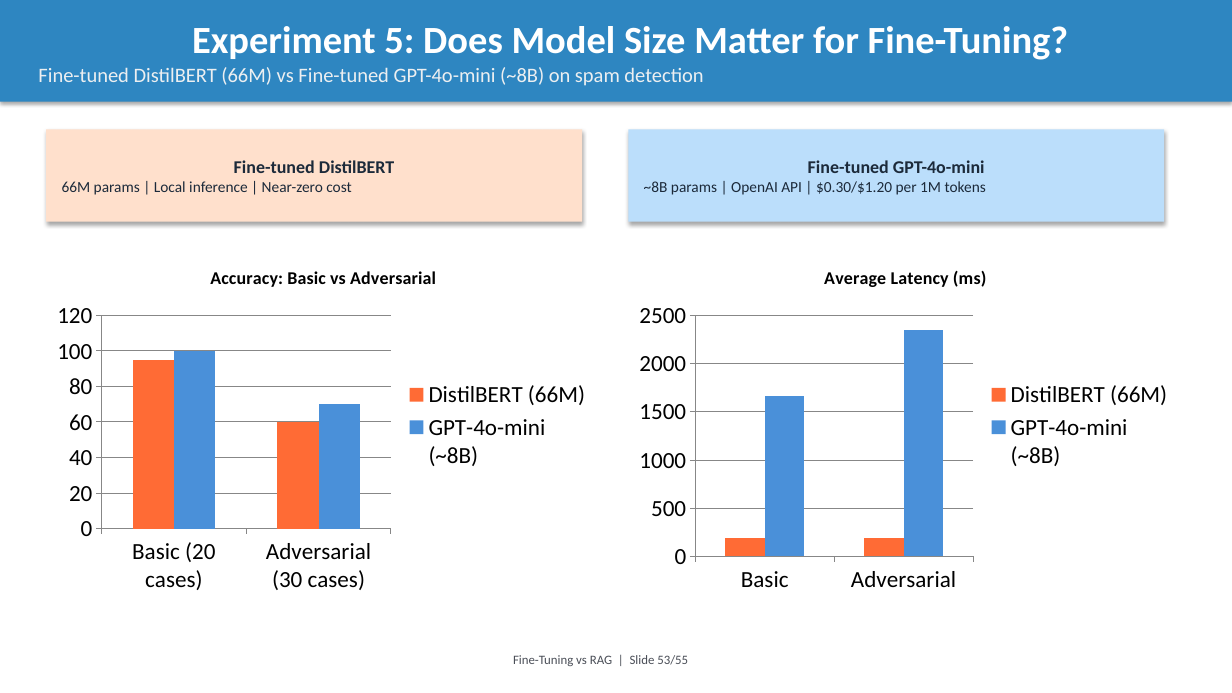
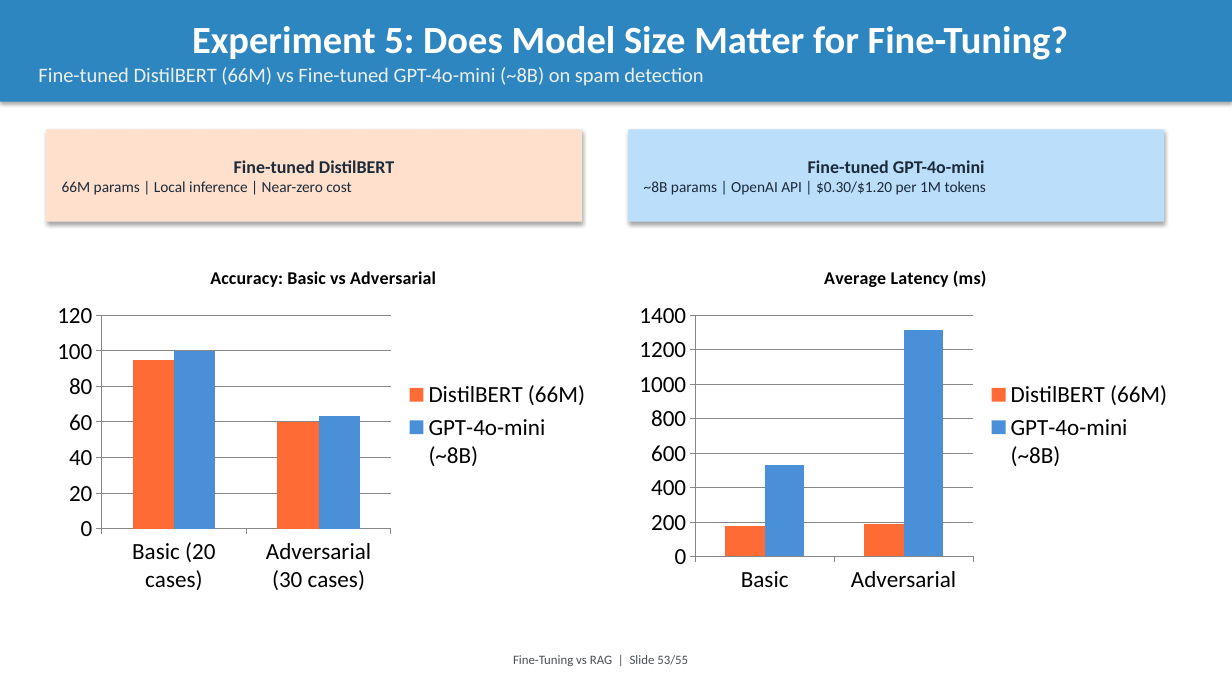
Before and after one commit to intelliswarm-ai/finetune-vs-rag, a slide deck: slide 53 of presentation.pptx. Drawn at 1232x693 pixels with LibreOffice and Linux fonts; fonts in the diff are those of the drawing. Boxes give left, top, right and bottom in pixels: in the first picture for what was removed or moved away, otherwise in the second. Text is boxed around its words. In the diff, an @@ line names an element or a change of style, - is before the commit and + after.

```diff
--- a/presentation.pptx
+++ b/presentation.pptx
@@ column chart at (46, 250, 601, 601) @@
@@ GPT-4o-mini (~8B), Adversarial (30 cases): 70 to 63 @@
@@ column chart at (628, 250, 1183, 601) @@
@@ DistilBERT (66M), Basic: 190 to 180 @@
@@ GPT-4o-mini (~8B), Basic: 1670 to 530 @@
@@ GPT-4o-mini (~8B), Adversarial: 2350 to 1310 @@
```
Also in this commit, not shown: 4 other slides changed, 4 slides added, 1 slide removed, 12 other files.
